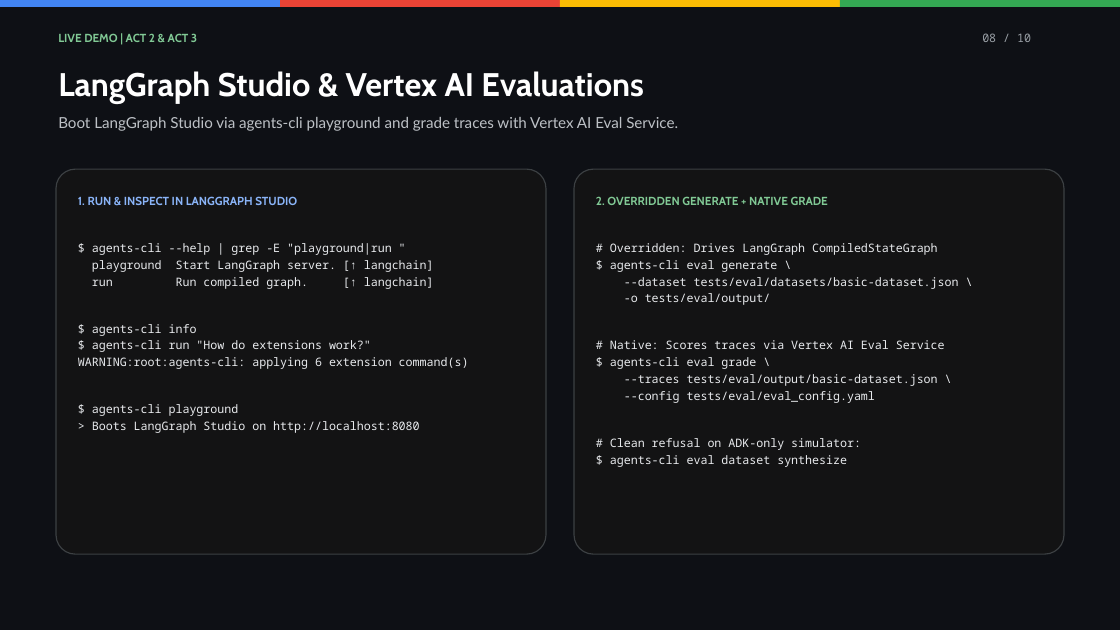
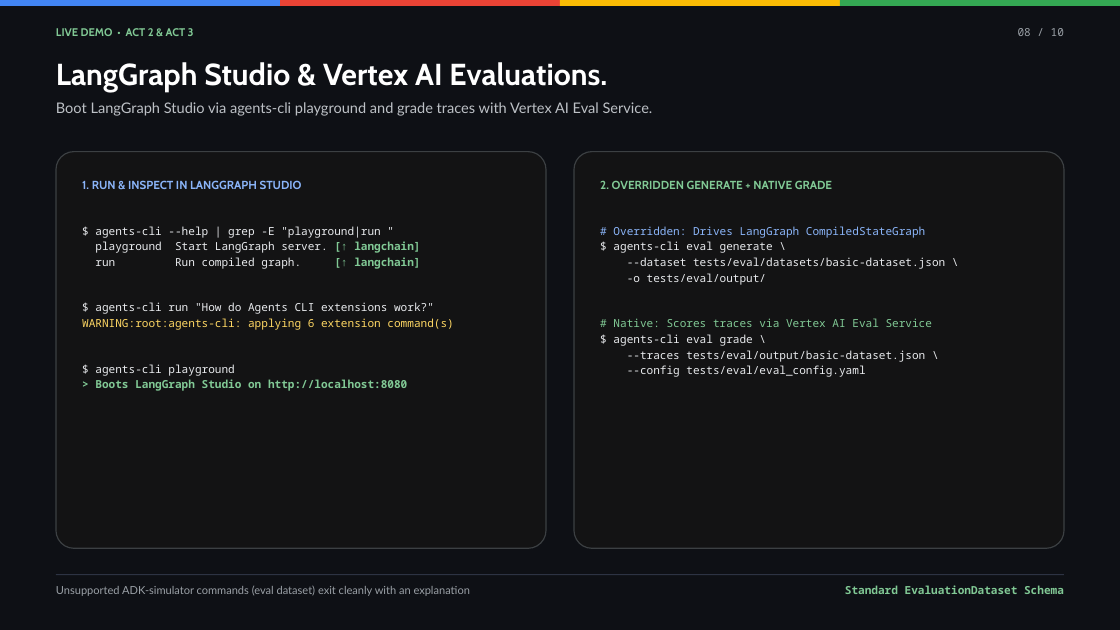
Before and after one commit to sanketbisne/scalfod-langgraph-agentscli, a slide deck: slide 8 of docs/Cloud_Next_27_Agents_CLI_LangGraph.pptx. Drawn at 1120x630 pixels with LibreOffice and Linux fonts; fonts in the diff are those of the drawing. Boxes give left, top, right and bottom in pixels: in the first picture for what was removed or moved away, otherwise in the second. Text is boxed around its words. In the diff, an @@ line names an element or a change of style, - is before the commit and + after.

```diff
--- a/docs/Cloud_Next_27_Agents_CLI_LangGraph.pptx
+++ b/docs/Cloud_Next_27_Agents_CLI_LangGraph.pptx
@@ text at box(56, 28, 194, 36): text changed; size 10 to 9.5 pt @@
-LIVE DEMO | ACT 2 & ACT 3
+LIVE DEMO • ACT 2 & ACT 3
@@ text "08 / 10": place and size @@
-text "08 / 10" at box(982, 33, 1031, 42)
+text "08 / 10" at box(1018, 28, 1064, 36)
@@ text "08 / 10" at box(1018, 28, 1064, 36): size 10 to 9.5 pt; alignment left to right; line spacing 1.2 to 1.18 @@
@@ text at box(56, 62, 607, 93): text changed; size 28 to 26 pt @@
-LangGraph Studio & Vertex AI Evaluations
+LangGraph Studio & Vertex AI Evaluations.
@@ text "Boot LangGraph Studio via agents-cli ...": place and size @@
-text "Boot LangGraph Studio via agents-cli ..." at box(58, 117, 678, 131)
+text "Boot LangGraph Studio via agents-cli ..." at box(56, 102, 653, 116)
@@ text "Boot LangGraph Studio via agents-cli ..." at box(56, 102, 653, 116): size 13 to 12.5 pt; line spacing 1.2 to 1.18 @@
@@ rounded rectangle "1. RUN & INSPECT IN ...": place and size @@
-rounded rectangle "1. RUN & INSPECT IN ..." at box(56, 169, 546, 554)
+rounded rectangle "1. RUN & INSPECT IN ..." at box(56, 152, 546, 549)
@@ rounded rectangle "1. RUN & INSPECT IN ..." at box(56, 152, 546, 549): proportions changed @@
@@ rounded rectangle "2. OVERRIDDEN GENERATE + NATIVE ...": place and size @@
-rounded rectangle "2. OVERRIDDEN GENERATE + NATIVE ..." at box(574, 169, 1064, 554)
+rounded rectangle "2. OVERRIDDEN GENERATE + NATIVE ..." at box(574, 152, 1064, 549)
@@ rounded rectangle "2. OVERRIDDEN GENERATE + NATIVE ..." at box(574, 152, 1064, 549): size 10 to 9.5 pt in "# Overridden: Drives LangGraph CompiledStateGraph", "$ agents-cli eval generate \", "--dataset tests/eval/datasets/basic-dataset.json \", "-o tests/eval/output/" and 4 more places; text colour #E8EAED to #8AB4F8 in "# Overridden: Drives LangGraph CompiledStateGraph"; text colour #E8EAED to #81C995 in "# Native: Scores traces via Vertex AI ..."; line spacing 1.2 to 1.18; proportions changed @@
@@ text in rounded rectangle at box(82, 180, 453, 391): size 10 to 9.5 pt in "$ agents-cli --help | grep -E "playground|run ...", "playground Start LangGraph server. [↑ langchain]", "run Run compiled graph. [↑ langchain]", "WARNING:root:agents-cli: applying 6 extension command(s)" and 2 more places; text colour #E8EAED to #81C995, bold on in "[↑ langchain]", "[↑ langchain]", "> Boots LangGraph Studio on http://localhost:8080"; text colour #E8EAED to #FDD663 in "WARNING:root:agents-cli: applying 6 extension command(s)"; line spacing 1.2 to 1.18 @@
@@ text in rounded rectangle at box(95, 302, 434, 314): text changed; size 10 to 9.5 pt @@
-$ agents-cli info
-$ agents-cli run "How do extensions work?"
+$ agents-cli run "How do Agents CLI extensions work?"
@@ text in rounded rectangle at box(610, 438, 861, 467): paragraphs removed @@
-# Clean refusal on ADK-only simulator:
-$ agents-cli eval dataset synthesize
@@ rectangle added at box(56, 574, 1065, 575), fill #2D3343 @@
@@ text added at box(56, 586, 470, 596), 9.5 pt, text #9AA0A6 @@
+Unsupported ADK-simulator commands (eval dataset) exit cleanly with an explanation
@@ text added at box(845, 585, 1064, 594), 9.5 pt, text #81C995, bold @@
+Standard EvaluationDataset Schema
```
Also in this commit, not shown: 9 other slides changed, 2 other files.
